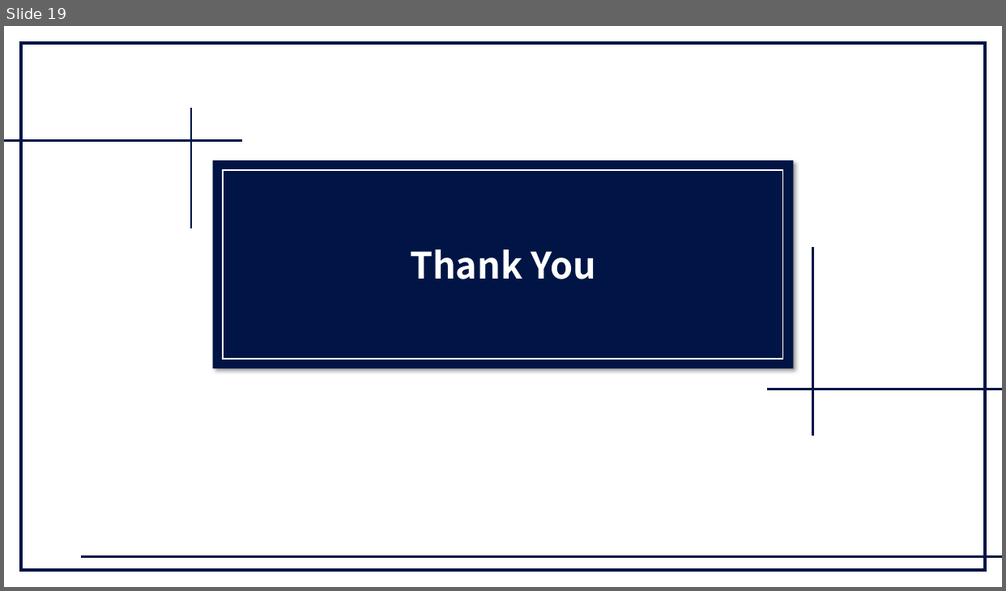
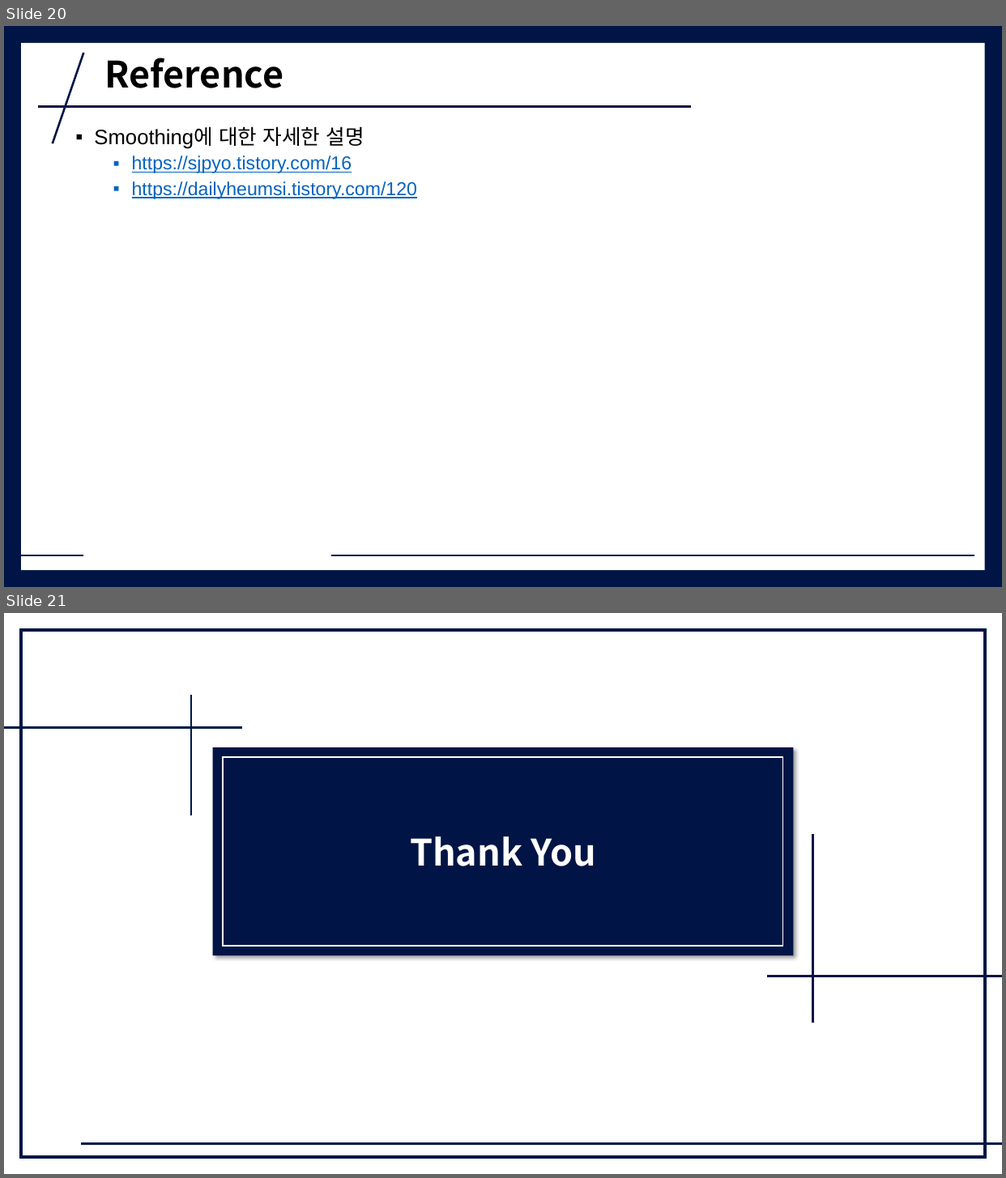
Before and after one commit to try-kaggle-together/kaggle-copy, a slide deck: 02_porto_seguro/2_4_encoding_method_for_categorical_variables.pptx. Shown one above the other, each under a label of ours: slide 19 before the commit, slides 20 and 21 after it. The pictures are 1006x591 and 1006x1178 pixels, drawn with LibreOffice and Linux fonts; fonts in the diff are those of the drawing. Boxes give left, top, right and bottom in pixels: in the first picture for what was removed or moved away, otherwise in the second. Text is boxed around its words. In the diff, an @@ line names an element or a change of style, - is before the commit and + after.

```diff
--- a/02_porto_seguro/2_4_encoding_method_for_categorical_variables.pptx
+++ b/02_porto_seguro/2_4_encoding_method_for_categorical_variables.pptx
@@ slide 20 added at [4, 26, 1002, 587], background #001545 @@
@@ rectangle added at [21, 43, 985, 571], fill #FFFFFF @@
@@ line added from (53, 143) to (83, 53), #001545 2 pt @@
@@ title added at [105, 58, 284, 88], 35 pt, text #000000, bold @@
+Reference
@@ line added from (691, 107) to (38, 107), #001545 2 pt @@
@@ text added at [94, 126, 417, 199], 18 pt, text #0563C1, underline @@
+▪ Smoothing에 대한 자세한 설명
+  ▪ https://sjpyo.tistory.com/16
+  ▪ https://dailyheumsi.tistory.com/120
@@ line added from (83, 556) to (21, 556), #001545 2 pt @@
@@ line added from (975, 556) to (332, 556), #001545 2 pt @@
@@ what was slide 19 is now slide 21 @@
```
Also in this commit, not shown: 3 slides changed, 1 other slide added.
